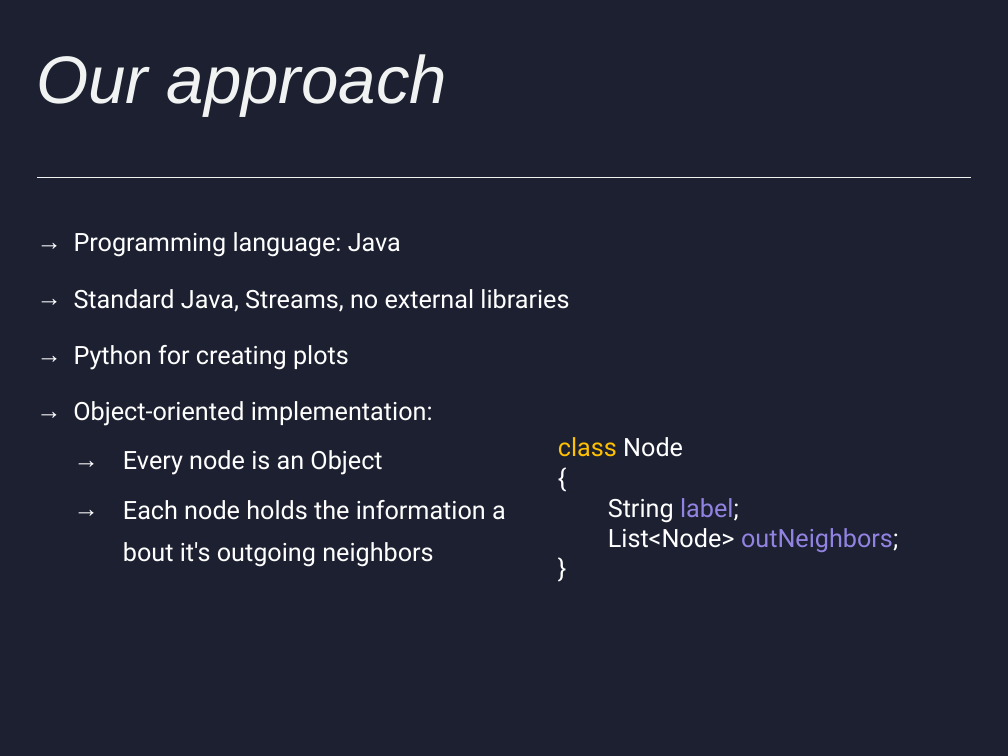
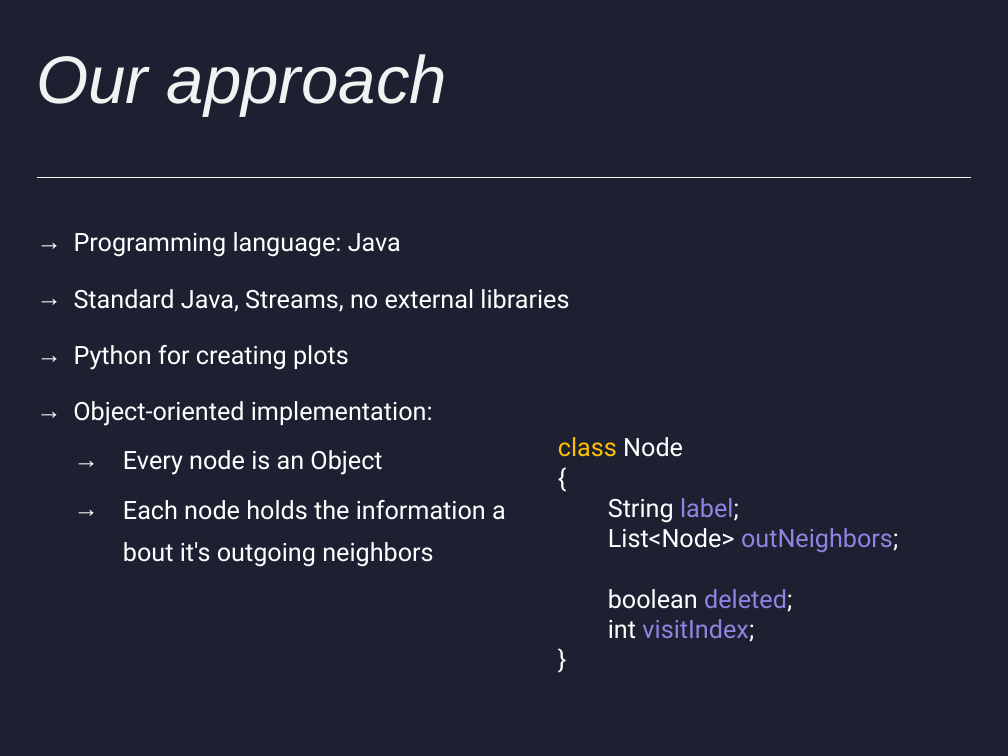
Before and after one commit to HenriDickel/DFVS-Solver, a slide deck: slide 2 of DFVS_Solver/out/production/DFVS_Solver/presentations/Präsentation.pptx. Drawn at 1008x756 pixels with LibreOffice and Linux fonts; fonts in the diff are those of the drawing. Boxes give left, top, right and bottom in pixels: in the first picture for what was removed or moved away, otherwise in the second. Text is boxed around its words. In the diff, an @@ line names an element or a change of style, - is before the commit and + after.

```diff
--- a/DFVS_Solver/out/production/DFVS_Solver/presentations/Präsentation.pptx
+++ b/DFVS_Solver/out/production/DFVS_Solver/presentations/Präsentation.pptx
@@ text at [608,589,792,642]: paragraphs added @@
+boolean deleted;
+int visitIndex;
```
Also in this commit, not shown: 13 other slides changed, 4 slides added, 5 slides removed, 49 other files.
